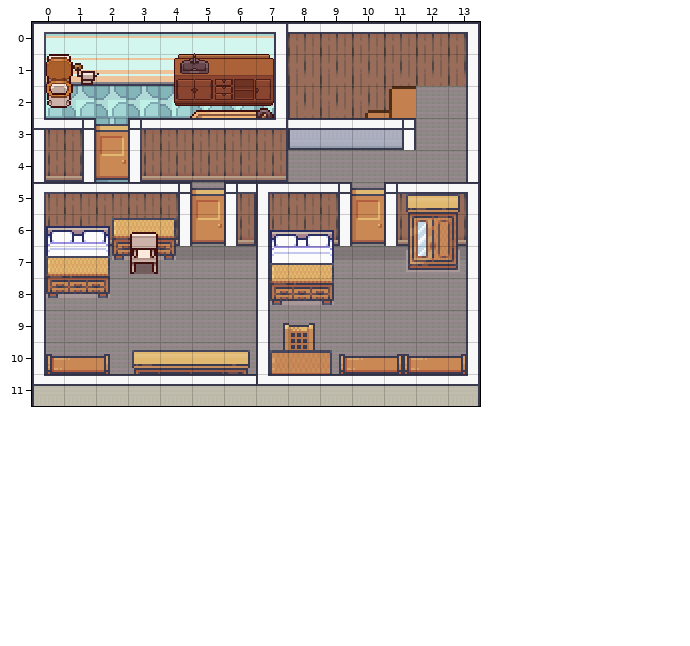
Level history. Tiled map: resources/maps/House-3/House-3-floor-2.tmx. The picture above was drawn from the file before the commit.
Cells are 32x32 px. Shown: x 0..13, y 0..11.
The result:
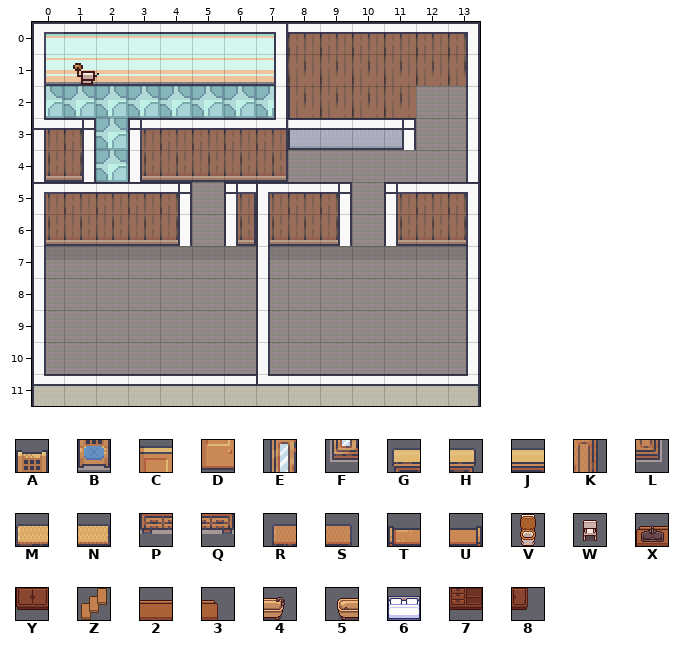
Key: from "Interiors-32x": A 339, B 355, C 395, D 411, E 793, F 809, G 823, H 824, J 825, K 840, L 856, M 885, N 886, P 901, Q 902, R 947, S 948, T 1150, U 1151; from "Object-Tiles": V 22, W 33, X 36, Y 44, Z 64 flipped left-right, 2 68, 3 69, 4 70 flipped left-right, 5 71 flipped left-right, 6 72, 7 76, 8 77.
Objects are placed by their top-left corner, in cells (3,4 is the top-left corner of cell 3,4); size is 1x1 cell unless given.
Changes in this commit:
Layer "Objects-3":
removed: 5 at 4.3,2.1 size 2x2
removed: 4 at 6.3,2.1 size 2x2
Layer "Doors-1":
removed: C at 2,3
removed: D at 2,4
removed: C at 10,5
removed: C at 5,5
removed: D at 10,6
removed: D at 5,6
Layer "Stairs/Stairs-Obj":
removed: Z at 9.4,2 size 3x3
Layer "Objects/Objects-1":
removed: X at 4.4,0.5 size 1.2x1.2
removed: 2 at 5.7,0.5 size 1.2x1.2
removed: 3 at 6.9,0.5 size 1.2x1.2
removed: V at 0,1 size 1.7x1.7
removed: Y at 4.4,1.8 size 1.2x1.2
removed: 7 at 5.7,1.8 size 1.2x1.2
removed: 8 at 6.9,1.8 size 1.2x1.2
removed: G at 11.6,5.1
removed: H at 12.6,5.1
removed: M at 2.5,5.8
removed: N at 3.5,5.8
removed: E at 11.6,6.1
removed: K at 12.6,6.1
removed: P at 2.5,6.8
removed: Q at 3.5,6.8
removed: 6 at 0.4,5.9 size 2x2
removed: 6 at 7.4,6 size 2x2
removed: F at 11.6,7.1
removed: L at 12.6,7.1
removed: A at 7.8,9.1
removed: T at 9.6,10
removed: U at 10.6,10
removed: T at 11.6,10
removed: U at 12.6,10
removed: T at 0.4,10
removed: U at 1.4,10
removed: G at 3,10
removed: J at 4,10
removed: J at 5,10
removed: H at 6,10
removed: B at 7.8,10.1
Layer "Objects/Objects-2":
removed: M at 0.4,7
removed: N at 1.4,7
removed: W at 2.5,6.2 size 2x2
removed: M at 7.4,7.2
removed: N at 8.4,7.2
removed: P at 0.4,8
removed: Q at 1.4,8
removed: P at 7.4,8.2
removed: Q at 8.4,8.2
removed: R at 7.1,9.9 size 1.2x1.2
removed: S at 8.4,9.9 size 1.2x1.2
